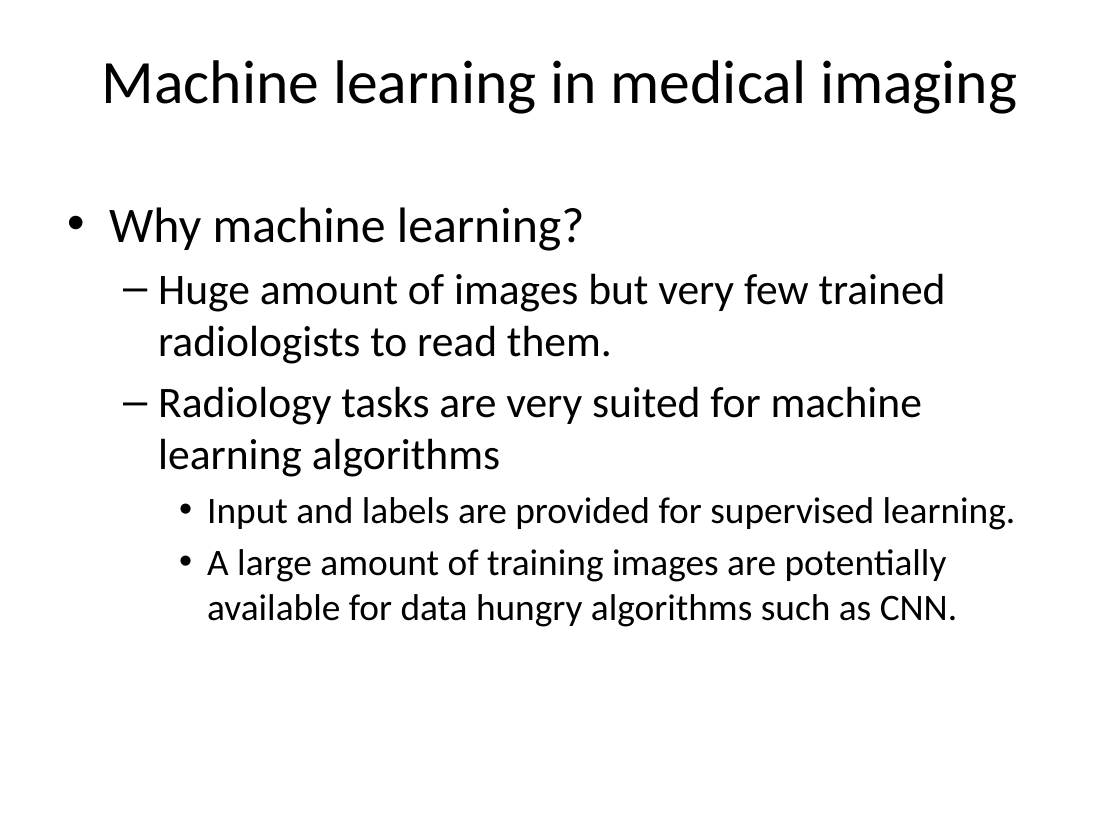
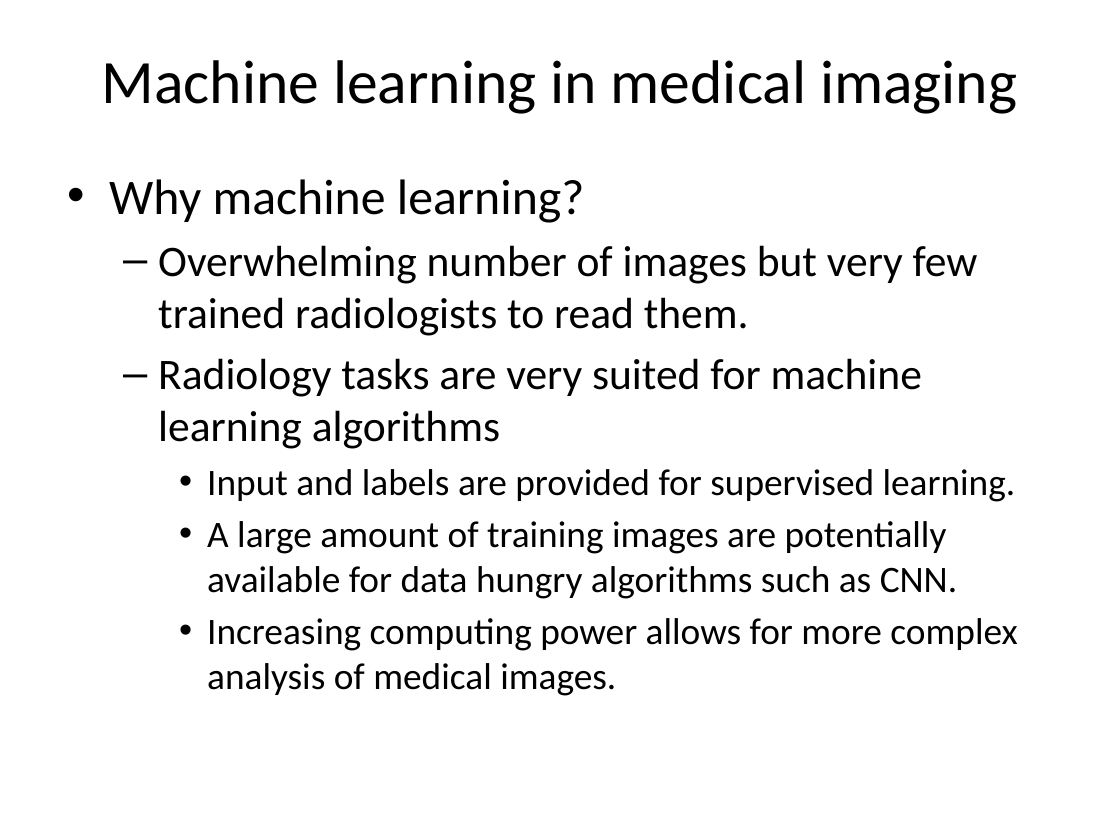
Before and after one commit to WendaZ/PyCharm_data, a slide deck: slide 15 of Machine Learning in Medical Imaging.pptx. Drawn at 1120x840 pixels with LibreOffice and Linux fonts; fonts in the diff are those of the drawing. Boxes give left, top, right and bottom in pixels: in the first picture for what was removed or moved away, otherwise in the second. Text is boxed around its words. In the diff, an @@ line names an element or a change of style, - is before the commit and + after.

```diff
--- a/Machine Learning in Medical Imaging.pptx
+++ b/Machine Learning in Medical Imaging.pptx
@@ text "Why machine learning?": place and size @@
-text "Why machine learning?" at [109,207,1016,627]
+text "Why machine learning?" at [109,179,1017,696]
@@ text at [158,245,978,336]: text changed @@
-  – Huge amount of images but very few trained radiologists to read them.
+  – Overwhelming number of images but very few trained radiologists to read them.
@@ text at [207,618,1017,696]: paragraph added @@
+    • Increasing computing power allows for more complex analysis of medical images.
```
Also in this commit, not shown: 3 other slides changed, 4 slides added.
